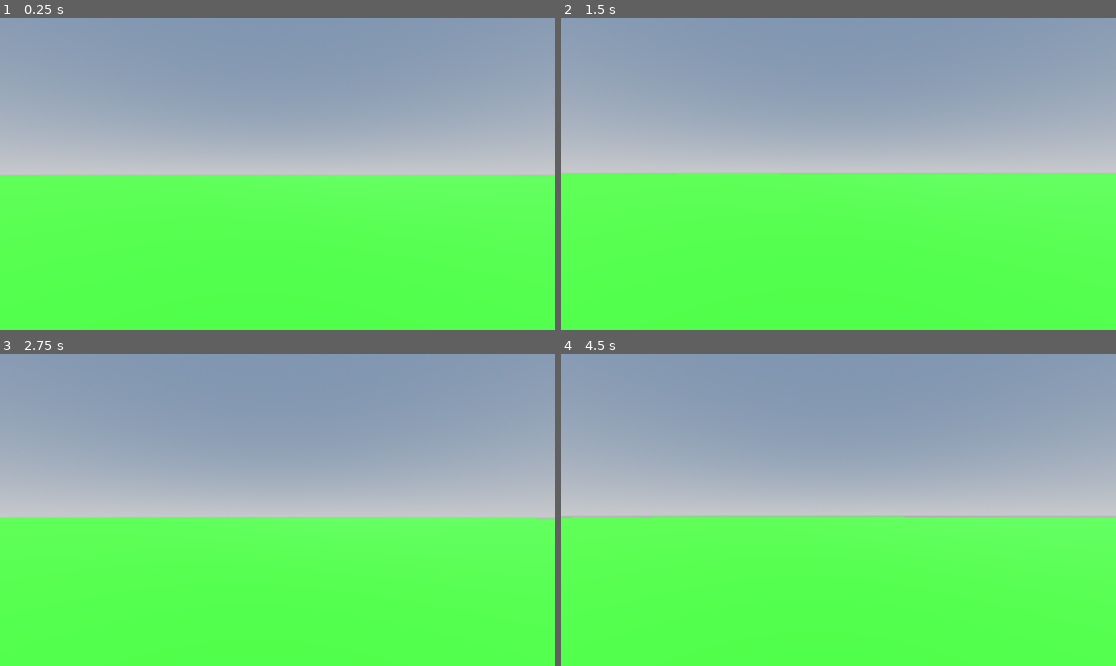
Above: before the commit, frames 1-4 (two rows, left to right).
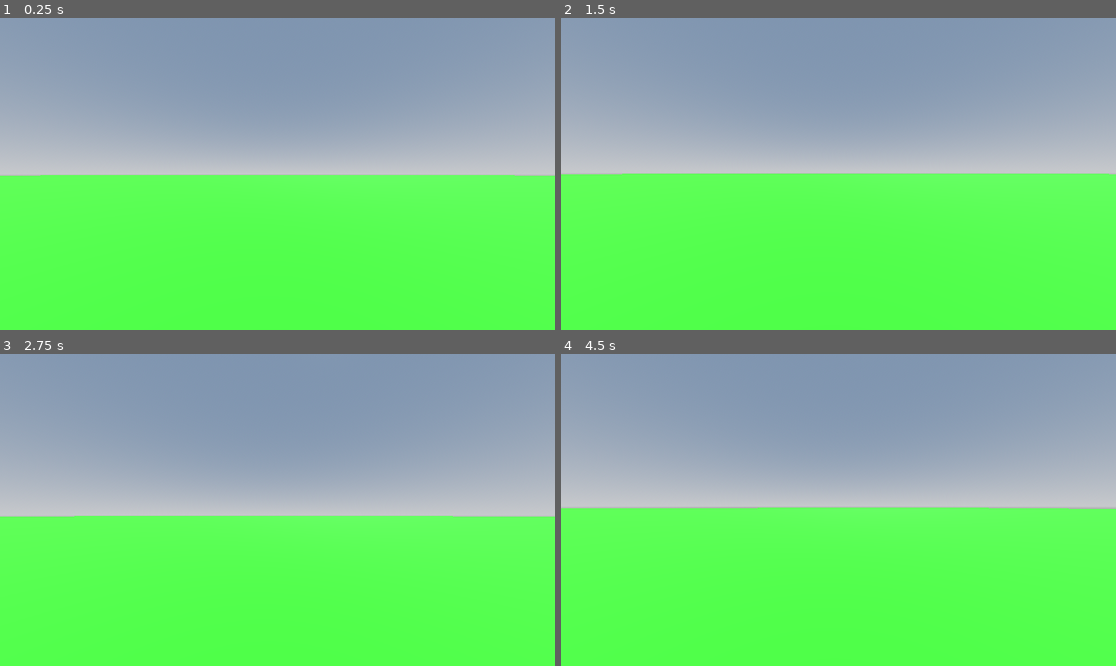
Above: after the commit, the same moments.

Repository: danielathome19/Game-Design-II
Game: Godot game, scene res://scene_3d.tscn
Two runs of this game, one before a commit and one after it. Both use one fixed random seed, a clock stepped at 60 frames per second and the inputs below. The project has no main scene, so this scene is started directly.
Inputs (mouse positions are in pixels of both pictures, inside the frame that each line leads up to):
- Up to frame 1 (0.25 s): no input
- Up to frame 2 (1.5 s): tap Enter (ui_accept) at 0.5, 0.77, 1.25 s; move the mouse to (866, 174) at 0.52 s; hold Up (ui_up) from 0.53 s (still down); move the mouse to (810, 174) at 1.27 s
- Up to frame 3 (2.75 s): keep holding Up (ui_up); tap Enter (ui_accept) at 1.52 s; move the mouse to (288, 503) at 2.02 s
- Up to frame 4 (4.5 s): keep holding Up (ui_up); tap Enter (ui_accept) at 2.75, 3.02, 3.5, 3.77, 4.25 s; move the mouse to (832, 516) at 2.77 s; move the mouse to (877, 513) at 3.52 s; tap Escape (ui_cancel) at 4.15 s; move the mouse to (794, 506) at 4.27 s

The runs differ from the first frame. In frame 2, less than 0.1% of the frame differs, in the area x 0-100%, y 49-51%; in frame 3, 0.6%; in frame 4, 2.9%, in the area x 0-100%, y 49-53%.

Commit message:
Update 2/8

Diff:
--- a/player3d.gd
+++ b/player3d.gd
@@ -30,12 +30,20 @@
 		velocity.x = move_toward(velocity.x, 0, SPEED)
 		velocity.z = move_toward(velocity.z, 0, SPEED)
 
+	if Input.is_action_just_pressed("ui_cancel"):
+		if Input.get_mouse_mode() == Input.MOUSE_MODE_CAPTURED:
+			Input.set_mouse_mode(Input.MOUSE_MODE_VISIBLE)
+		else:
+			Input.set_mouse_mode(Input.MOUSE_MODE_CAPTURED)
+
 	move_and_slide()
+
+
+func _ready():
 	Input.set_mouse_mode(Input.MOUSE_MODE_CAPTURED)
 
-
 func _unhandled_input(event):
-	if event is InputEventMouseMotion:
+	if event is InputEventMouseMotion and Input.get_mouse_mode() == Input.MOUSE_MODE_CAPTURED:
 		self.rotate_y(-event.relative.x * (CAM_SENSITIVITY / 10.0))
 		camera.rotate_x(-event.relative.y * (CAM_SENSITIVITY / 10.0))
 		camera.rotation.x = clamp(camera.rotation.x, deg_to_rad(-40), deg_to_rad(60))
--- a/project.godot
+++ b/project.godot
@@ -14,6 +14,41 @@
 config/features=PackedStringArray("4.1", "GL Compatibility")
 config/icon="res://icon.svg"
 
+[input]
+
+ui_left={
+"deadzone": 0.5,
+"events": [Object(InputEventKey,"resource_local_to_scene":false,"resource_name":"","device":0,"window_id":0,"alt_pressed":false,"shift_pressed":false,"ctrl_pressed":false,"meta_pressed":false,"pressed":false,"keycode":4194319,"physical_keycode":0,"key_label":0,"unicode":0,"echo":false,"script":null)
+, Object(InputEventJoypadButton,"resource_local_to_scene":false,"resource_name":"","device":0,"button_index":13,"pressure":0.0,"pressed":false,"script":null)
+, Object(InputEventJoypadMotion,"resource_local_to_scene":false,"resource_name":"","device":0,"axis":0,"axis_value":-1.0,"script":null)
+, Object(InputEventKey,"resource_local_to_scene":false,"resource_name":"","device":-1,"window_id":0,"alt_pressed":false,"shift_pressed":false,"ctrl_pressed":false,"meta_pressed":false,"pressed":false,"keycode":0,"physical_keycode":65,"key_label":0,"unicode":97,"echo":false,"script":null)
+]
+}
+ui_right={
+"deadzone": 0.5,
+"events": [Object(InputEventKey,"resource_local_to_scene":false,"resource_name":"","device":0,"window_id":0,"alt_pressed":false,"shift_pressed":false,"ctrl_pressed":false,"meta_pressed":false,"pressed":false,"keycode":4194321,"physical_keycode":0,"key_label":0,"unicode":0,"echo":false,"script":null)
+, Object(InputEventJoypadButton,"resource_local_to_scene":false,"resource_name":"","device":0,"button_index":14,"pressure":0.0,"pressed":false,"script":null)
+, Object(InputEventJoypadMotion,"resource_local_to_scene":false,"resource_name":"","device":0,"axis":0,"axis_value":1.0,"script":null)
+, Object(InputEventKey,"resource_local_to_scene":false,"resource_name":"","device":-1,"window_id":0,"alt_pressed":false,"shift_pressed":false,"ctrl_pressed":false,"meta_pressed":false,"pressed":false,"keycode":0,"physical_keycode":68,"key_label":0,"unicode":100,"echo":false,"script":null)
+]
+}
+ui_up={
+"deadzone": 0.5,
+"events": [Object(InputEventKey,"resource_local_to_scene":false,"resource_name":"","device":0,"window_id":0,"alt_pressed":false,"shift_pressed":false,"ctrl_pressed":false,"meta_pressed":false,"pressed":false,"keycode":4194320,"physical_keycode":0,"key_label":0,"unicode":0,"echo":false,"script":null)
+, Object(InputEventJoypadButton,"resource_local_to_scene":false,"resource_name":"","device":0,"button_index":11,"pressure":0.0,"pressed":false,"script":null)
+, Object(InputEventJoypadMotion,"resource_local_to_scene":false,"resource_name":"","device":0,"axis":1,"axis_value":-1.0,"script":null)
+, Object(InputEventKey,"resource_local_to_scene":false,"resource_name":"","device":-1,"window_id":0,"alt_pressed":false,"shift_pressed":false,"ctrl_pressed":false,"meta_pressed":false,"pressed":false,"keycode":0,"physical_keycode":87,"key_label":0,"unicode":119,"echo":false,"script":null)
+]
+}
+ui_down={
+"deadzone": 0.5,
+"events": [Object(InputEventKey,"resource_local_to_scene":false,"resource_name":"","device":0,"window_id":0,"alt_pressed":false,"shift_pressed":false,"ctrl_pressed":false,"meta_pressed":false,"pressed":false,"keycode":4194322,"physical_keycode":0,"key_label":0,"unicode":0,"echo":false,"script":null)
+, Object(InputEventJoypadButton,"resource_local_to_scene":false,"resource_name":"","device":0,"button_index":12,"pressure":0.0,"pressed":false,"script":null)
+, Object(InputEventJoypadMotion,"resource_local_to_scene":false,"resource_name":"","device":0,"axis":1,"axis_value":1.0,"script":null)
+, Object(InputEventKey,"resource_local_to_scene":false,"resource_name":"","device":-1,"window_id":0,"alt_pressed":false,"shift_pressed":false,"ctrl_pressed":false,"meta_pressed":false,"pressed":false,"keycode":0,"physical_keycode":83,"key_label":0,"unicode":115,"echo":false,"script":null)
+]
+}
+
 [rendering]
 
 renderer/rendering_method="gl_compatibility"
--- a/scene_3d.tscn
+++ b/scene_3d.tscn
@@ -48,6 +48,18 @@
 size = Vector3(7.04827, 1.21004, 2.73367)
 material = SubResource("StandardMaterial3D_obkha")
 
+[node name="CSGBox3D2" type="CSGBox3D" parent="."]
+transform = Transform3D(1, 0, 0, 0, 1, 0, 0, 0, 1, 7.44323, 1.12734, 2.96384)
+use_collision = true
+size = Vector3(7.04827, 0.670108, 8.22973)
+material = SubResource("StandardMaterial3D_obkha")
+
+[node name="CSGBox3D3" type="CSGBox3D" parent="."]
+transform = Transform3D(1, 0, 0, 0, 1, 0, 0, 0, 1, 4.9101, 1.89844, 8.61943)
+use_collision = true
+size = Vector3(7.04827, 0.670108, 4.96165)
+material = SubResource("StandardMaterial3D_obkha")
+
 [node name="player3d" type="CharacterBody3D" parent="."]
 script = ExtResource("1_j1iqx")
 
@@ -61,3 +73,4 @@
 
 [node name="Camera3D" type="Camera3D" parent="player3d"]
 transform = Transform3D(1, 0, 0, 0, 1, 0, 0, 0, 1, 0, 1.52696, 0)
+fov = 90.0
